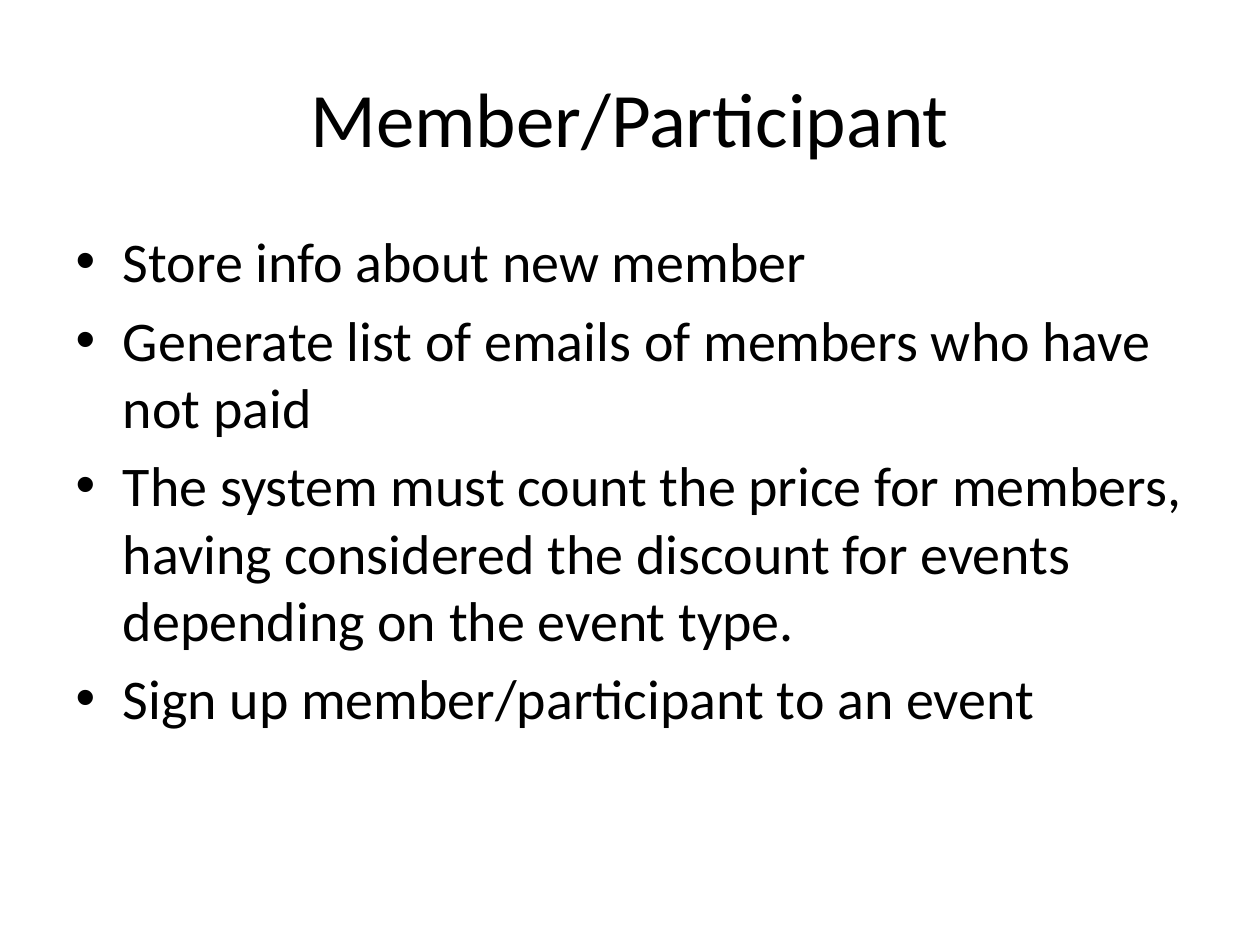
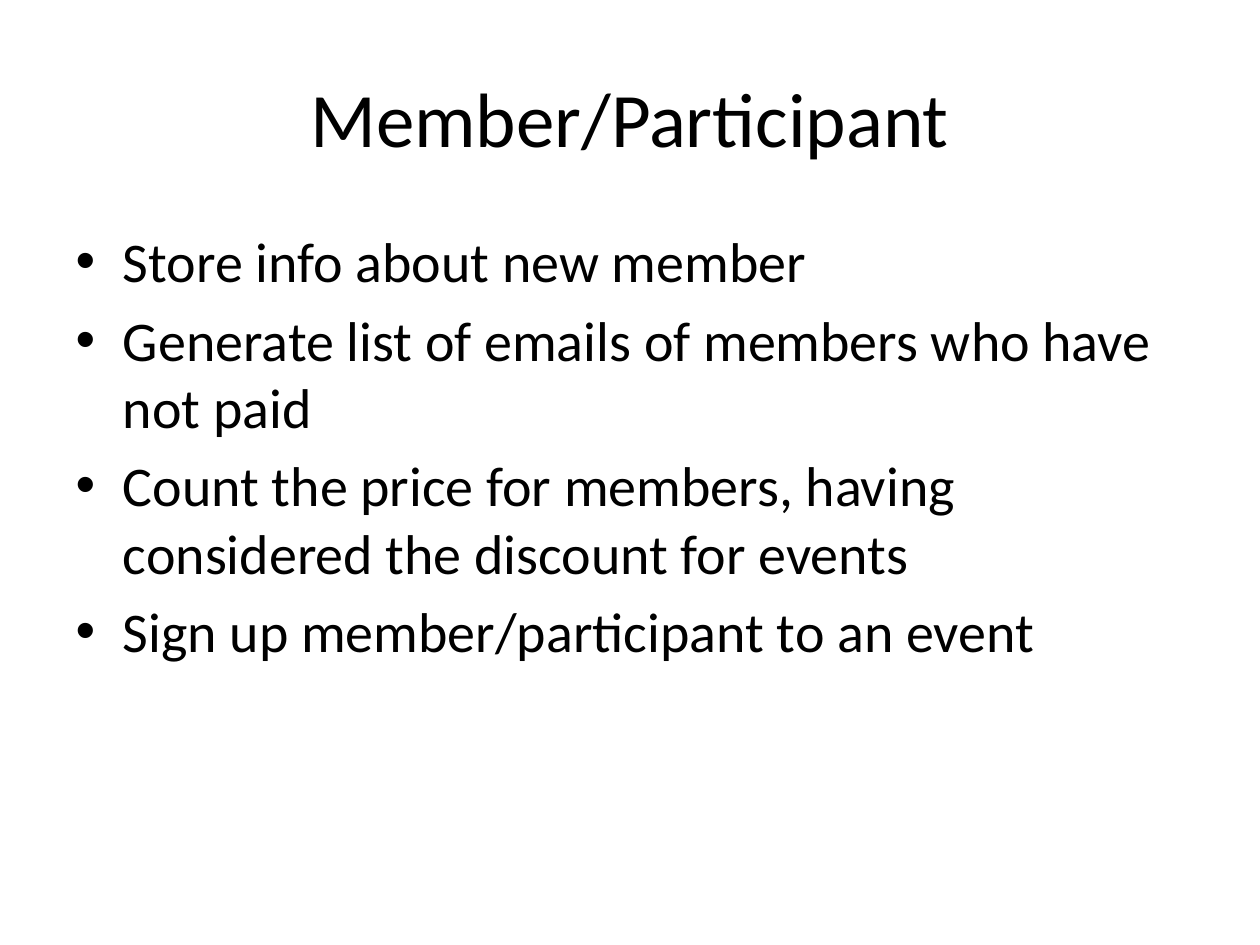
Before and after one commit to 11michi11/SEP1, a slide deck: slide 12 of Analysis.pptx (slide 6 before the commit). Drawn at 1260x945 pixels with LibreOffice and Linux fonts; fonts in the diff are those of the drawing. Boxes give left, top, right and bottom in pixels: in the first picture for what was removed or moved away, otherwise in the second. Text is boxed around its words. In the diff, an @@ line names an element or a change of style, - is before the commit and + after.

```diff
--- a/Analysis.pptx
+++ b/Analysis.pptx
@@ text at (123,467,955,575): text changed @@
-• The system must count the price for members, having considered the discount for events depending on the event type.
+• Count the price for members, having considered the discount for events
```
Also in this commit, not shown: 3 other slides changed, 13 slides added, 5 slides removed, 1 other file.
